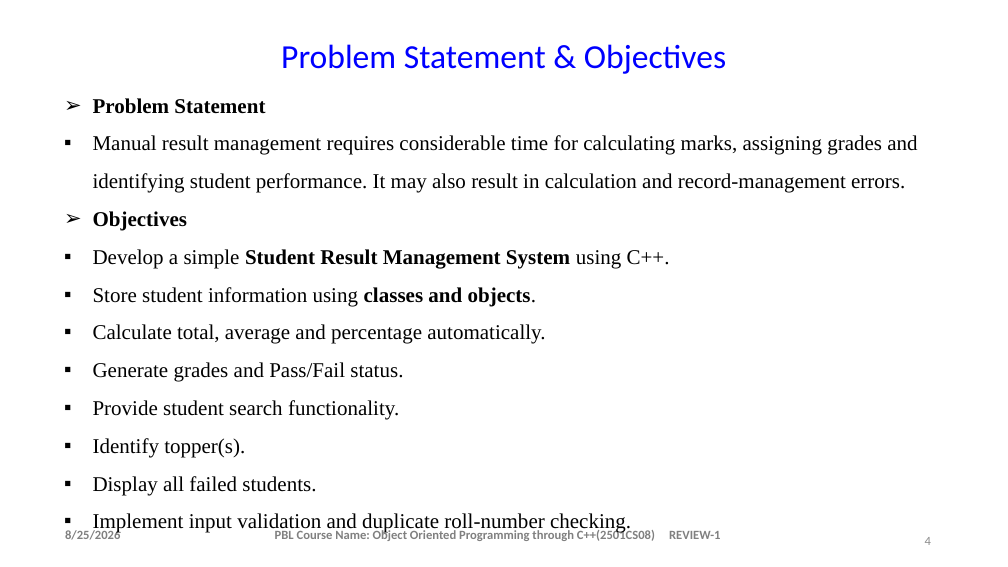
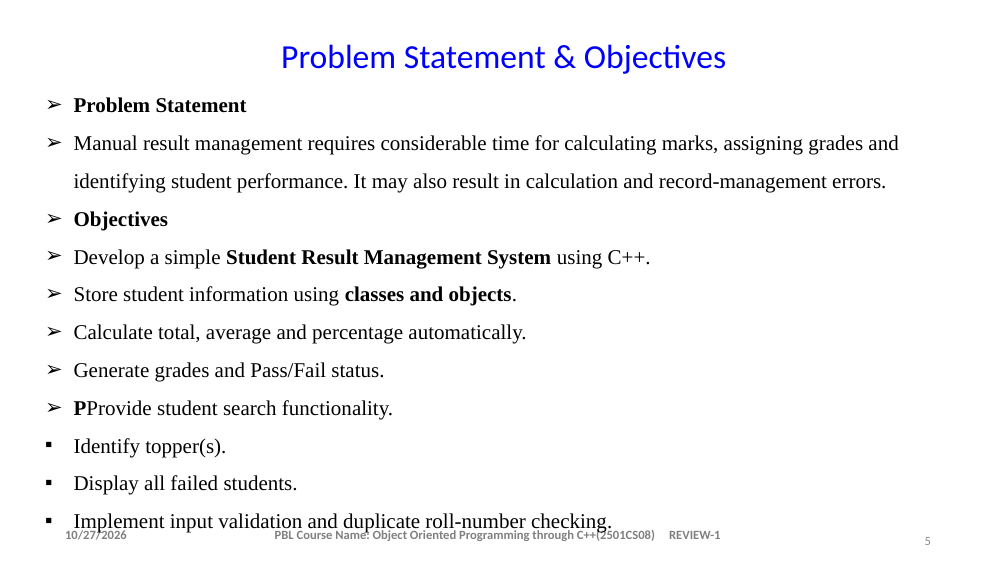
Before and after one commit to saipasupuleti314-oss/c-, a slide deck: slide 5 of student result system ppt.pptx (slide 4 before the commit). Drawn at 1008x567 pixels with LibreOffice and Linux fonts; fonts in the diff are those of the drawing; background and template pictures are left out. Boxes give left, top, right and bottom in pixels: in the first picture for what was removed or moved away, otherwise in the second. Text is boxed around its words. In the diff, an @@ line names an element or a change of style, - is before the commit and + after.

```diff
--- a/student result system ppt.pptx
+++ b/student result system ppt.pptx
@@ text "Problem Statement": place and size @@
-text "Problem Statement" at box(93, 98, 917, 533)
+text "Problem Statement" at box(74, 97, 898, 533)
@@ text at box(74, 135, 898, 382): bullet ▪ to ➢ @@
@@ text at box(74, 400, 393, 420): text changed @@
-▪ Provide student search functionality.
+➢ PProvide student search functionality.
@@ text at box(65, 528, 127, 540): text changed @@
-8/25/2026
+10/27/2026
@@ page number at box(925, 537, 931, 545): text changed @@
-4
+5
```
Also in this commit, not shown: 10 other slides changed, 9 slides added, 1 slide removed.
